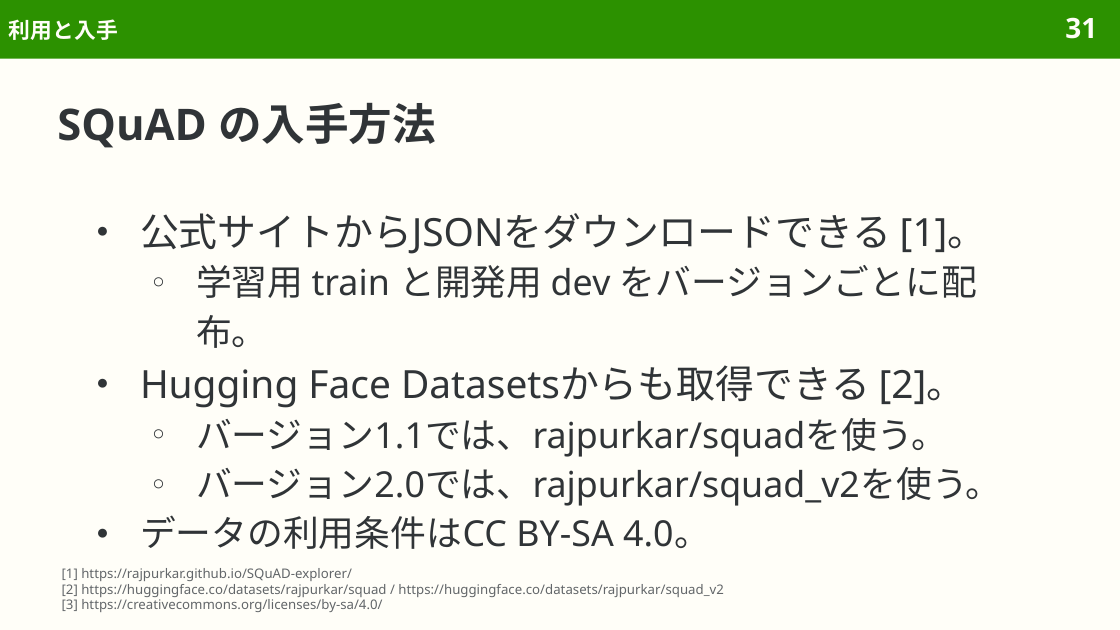
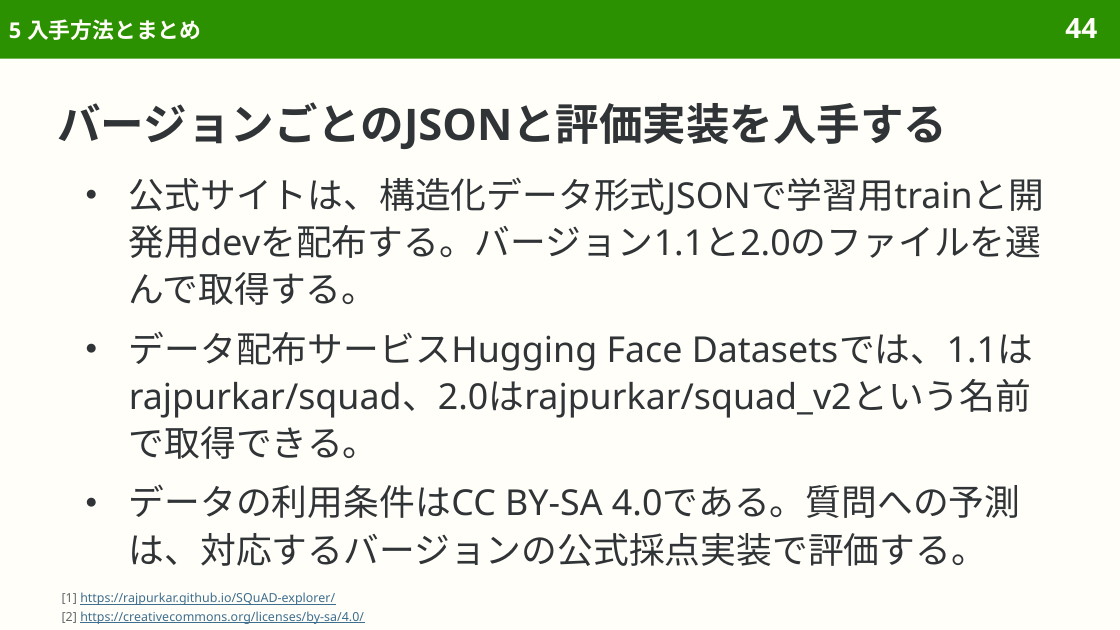
Before and after one commit to sasakiy84/datasets-in-10-minutes, a slide deck: slide 44 of slides/datasets-in-10-minutes-squad.pptx (slide 31 before the commit). Drawn at 1120x630 pixels with LibreOffice and Linux fonts; fonts in the diff are those of the drawing. Boxes give left, top, right and bottom in pixels: in the first picture for what was removed or moved away, otherwise in the second. Text is boxed around its words. In the diff, an @@ line names an element or a change of style, - is before the commit and + after.

Commit message:
Restructure all dataset slides around reader knowledge and concrete examples

```diff
--- a/slides/datasets-in-10-minutes-squad.pptx
+++ b/slides/datasets-in-10-minutes-squad.pptx
@@ title at [9,19,201,40]: text changed @@
-利用と入手
+5 入手方法とまとめ
@@ page number at [1065,18,1097,38]: text changed @@
-31
+44
@@ title at [57,102,947,149]: text changed @@
-SQuAD の入手方法
+バージョンごとのJSONと評価実装を入手する
@@ text at [129,177,1045,566]: text changed @@
-● 公式サイトからJSONをダウンロードできる [1]。
-  ○ 学習用 train と開発用 dev をバージョンごとに配布。
-● Hugging Face Datasetsからも取得できる [2]。
-  ○ バージョン1.1では、rajpurkar/squadを使う。
-  ○ バージョン2.0では、rajpurkar/squad_v2を使う。
-● データの利用条件はCC BY-SA 4.0。
+● 公式サイトは、構造化データ形式JSONで学習用trainと開発用devを配布する。バージョン1.1と2.0のファイルを選んで取得する。
+● データ配布サービスHugging Face Datasetsでは、1.1はrajpurkar/squad、2.0はrajpurkar/squad_v2という名前で取得できる。
+● データの利用条件はCC BY-SA 4.0である。質問への予測は、対応するバージョンの公式採点実装で評価する。
@@ text at [62,592,335,605]: size 8.5 to 8 pt in "[1] https://rajpurkar.github.io/SQuAD-explorer/"; text colour #626669 to #3F6F8F, underline on in "https://rajpurkar.github.io/SQuAD-explorer/"; line spacing 1 to 12pt @@
@@ text "[1] https://rajpurkar.github.io/SQuAD-explorer/": place and size @@
-text "[1] https://rajpurkar.github.io/SQuAD-explorer/" at [62,568,723,612]
+text "[1] https://rajpurkar.github.io/SQuAD-explorer/" at [62,592,364,624]
@@ text at [62,611,364,624]: text changed; size 8.5 to 8 pt; text colour #626669 to #3F6F8F @@
-[2] https://huggingface.co/datasets/rajpurkar/squad / https://huggingface.co/datasets/rajpurkar/squad_v2
-[3] https://creativecommons.org/licenses/by-sa/4.0/
+[2] https://creativecommons.org/licenses/by-sa/4.0/
```
Also in this commit, not shown: 96 other slides changed, 11 slides added, 1 slide removed, 12 other files.
